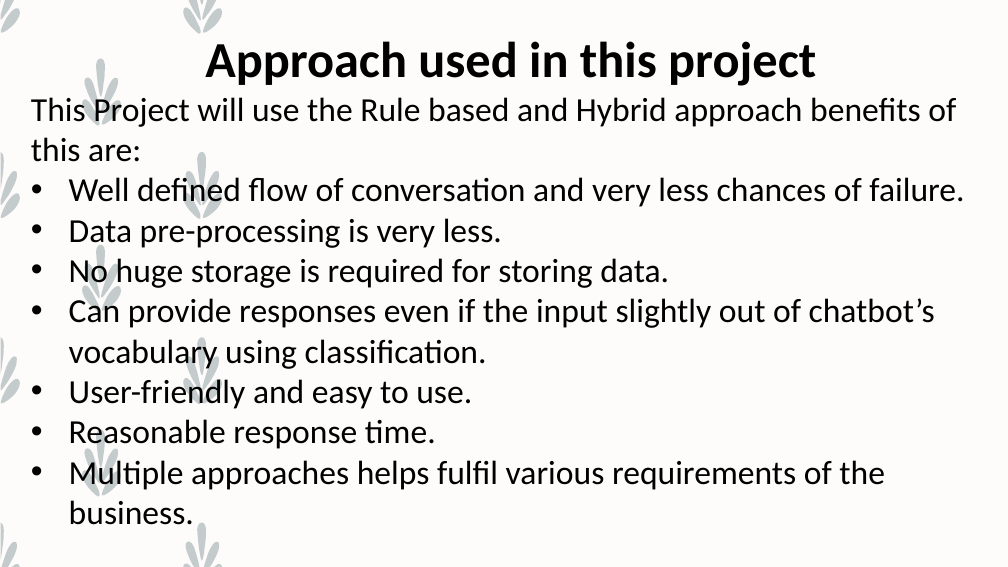
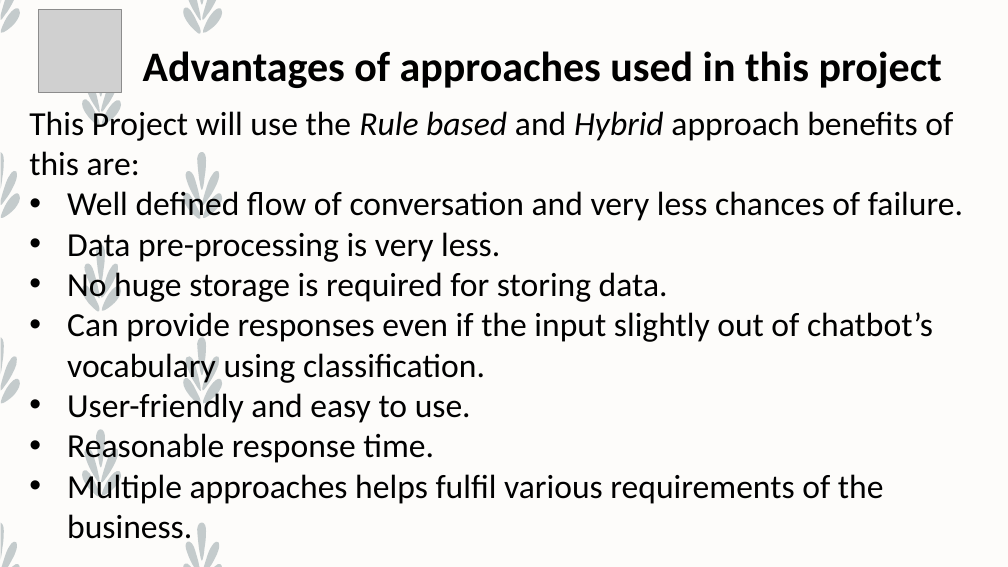
Before and after one commit to Graviton5/Minor-Project, a slide deck: slide 7 of Chatbot/Presentation Data/Final Presentation.pptx. Drawn at 1008x567 pixels with LibreOffice and Linux fonts; fonts in the diff are those of the drawing; grey boxes stand for pictures. Boxes give left, top, right and bottom in pixels: in the first picture for what was removed or moved away, otherwise in the second. Text is boxed around its words. In the diff, an @@ line names an element or a change of style, - is before the commit and + after.

```diff
--- a/Chatbot/Presentation Data/Final Presentation.pptx
+++ b/Chatbot/Presentation Data/Final Presentation.pptx
@@ picture added at [39,9,122,92] @@
@@ text "Advantages of approaches used in ...": place and size @@
-text "Advantages of approaches used in ..." at [31,41,964,525]
+text "Advantages of approaches used in ..." at [29,51,963,546]
@@ text at [143,51,942,88]: text changed; size 48 to 40 pt @@
-Approach used in this project
+Advantages of approaches used in this project
@@ text at [29,107,953,176]: italic on in "Rule based Hybrid" @@
```
Also in this commit, not shown: 8 other slides changed, 1 slide added, 1 slide removed, 1 other file.
